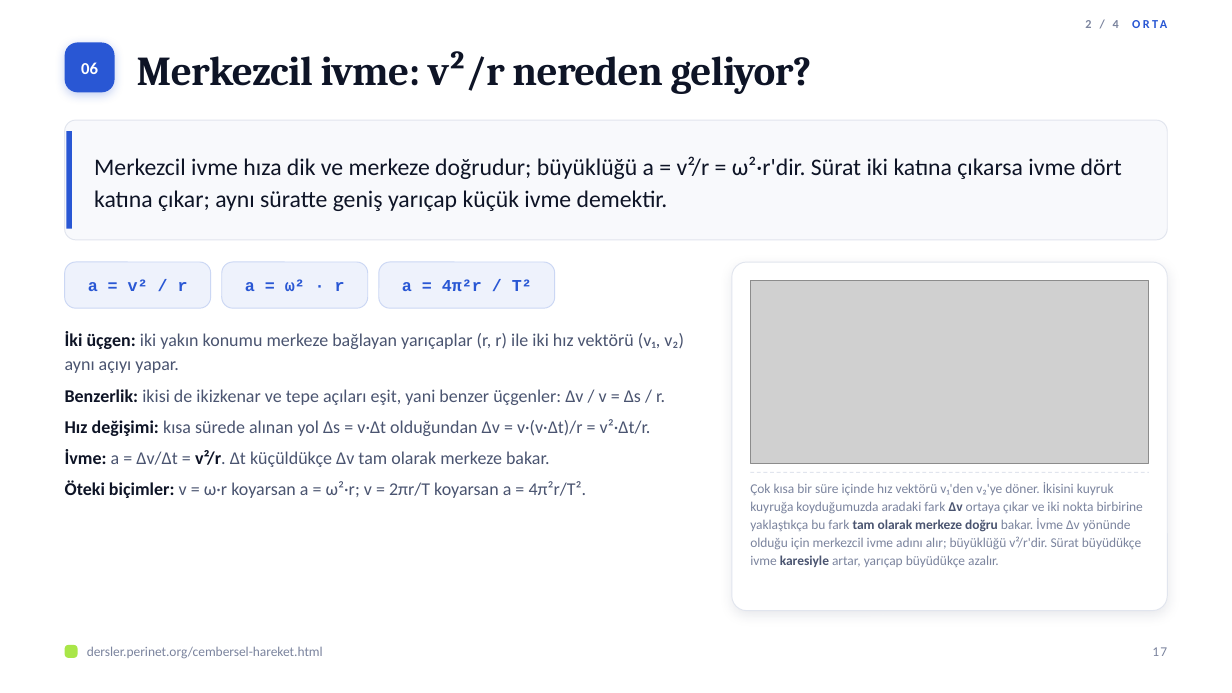
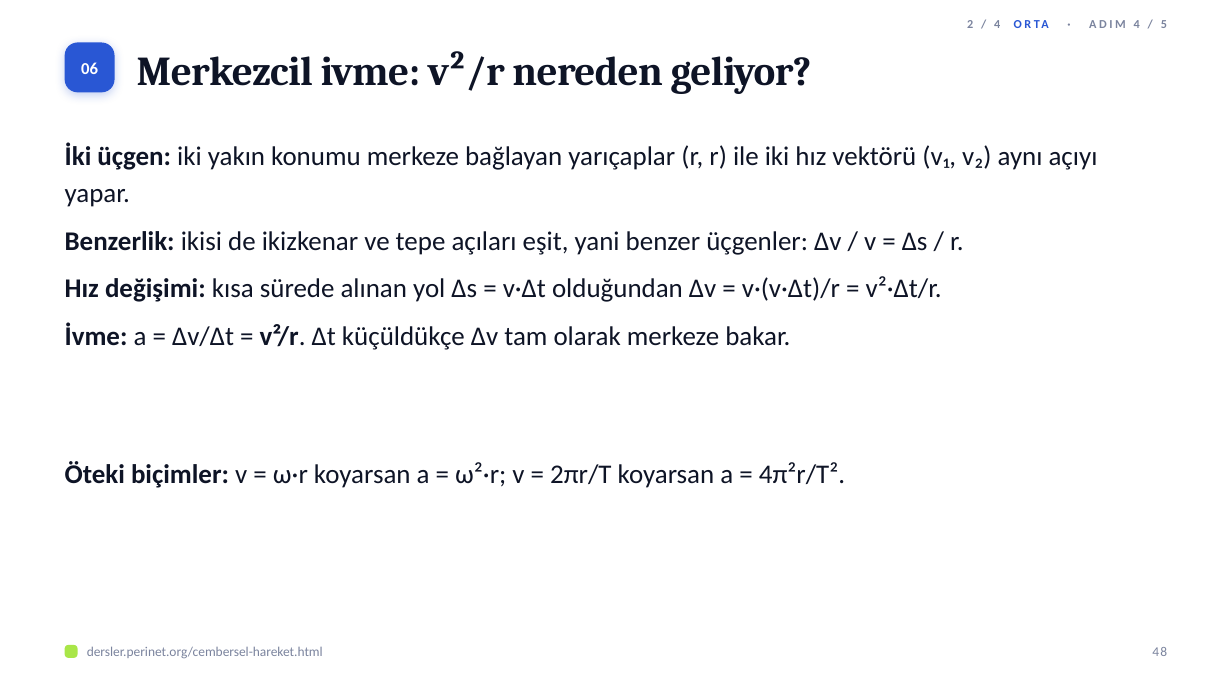
Before and after one commit to elestirmen/dersler, a slide deck: slide 48 of dist/sunum/cembersel-hareket.pptx (slide 17 before the commit). Drawn at 1232x693 pixels with LibreOffice and Linux fonts; fonts in the diff are those of the drawing; grey boxes stand for pictures. Boxes give left, top, right and bottom in pixels: in the first picture for what was removed or moved away, otherwise in the second. Text is boxed around its words. In the diff, an @@ line names an element or a change of style, - is before the commit and + after.

```diff
--- a/dist/sunum/cembersel-hareket.pptx
+++ b/dist/sunum/cembersel-hareket.pptx
@@ text at (967,20,1167,28): text changed; text colour #2957D4 to #7B849E @@
-2 / 4 ORTA
+2 / 4 ORTA · ADIM 4 / 5
@@ text "İki üçgen: iki yakın konumu ...": place and size @@
-text "İki üçgen: iki yakın konumu ..." at (65,331,684,498)
+text "İki üçgen: iki yakın konumu ..." at (65,143,1098,350)
@@ text "İki üçgen: iki yakın konumu ..." at (65,143,1098,350): size 14 to 21 pt; text colour #4A5470 to #0E1426 in "iki yakın konumu merkeze bağlayan yarıçaplar (r, ...", "ikisi de ikizkenar ve tepe açıları eşit, ...", "kısa sürede alınan yol Δs = v·Δt ...", "a = Δv/Δt = v²/r. Δt küçüldükçe ..."; more space between paragraphs @@
@@ rounded rectangle removed at (65,120,1167,240) @@
@@ rectangle removed at (67,131,72,229) @@
@@ text removed at (94,156,1122,211) @@
-Merkezcil ivme hıza dik ve merkeze doğrudur; büyüklüğü a = v²/r = ω²·r'dir. Sürat iki katına çıkarsa ivme dört katına çıkar; aynı süratte geniş yarıçap küçük ivme demektir.
@@ rounded rectangle removed at (65,262,211,309) @@
@@ rounded rectangle removed at (222,262,368,309) @@
@@ rounded rectangle removed at (379,262,555,309) @@
@@ rounded rectangle removed at (732,262,1167,611) @@
@@ text removed at (88,279,188,291) @@
-a = v² / r
@@ text removed at (245,279,345,291) @@
-a = ω² · r
@@ text removed at (402,279,532,291) @@
-a = 4π²r / T²
@@ picture removed at (750,281,1149,464) @@
@@ text added at (65,461,845,488), 21 pt, text #0E1426 @@
+5. Öteki biçimler: v = ω·r koyarsan a = ω²·r; v = 2πr/T koyarsan a = 4π²r/T².
@@ line removed from (750, 472) to (1149, 472) @@
@@ text at (65,480,587,498): paragraph removed @@
-5. Öteki biçimler: v = ω·r koyarsan a = ω²·r; v = 2πr/T koyarsan a = 4π²r/T².
@@ text removed at (750,482,1143,567) @@
-Çok kısa bir süre içinde hız vektörü v₁'den v₂'ye döner. İkisini kuyruk kuyruğa koyduğumuzda aradaki fark Δv ortaya çıkar ve iki nokta birbirine yaklaştıkça bu fark tam olarak merkeze doğru bakar. İvme Δv yönünde olduğu için merkezcil ivme adını alır; büyüklüğü v²/r'dir. Sürat büyüdükçe ivme karesiyle artar, yarıçap büyüdükçe azalır.
@@ text at (1152,647,1167,656): text changed @@
-17
+48
```
Also in this commit, not shown: 28 other slides changed, 92 slides added, 8 slides removed, 22 other files.
